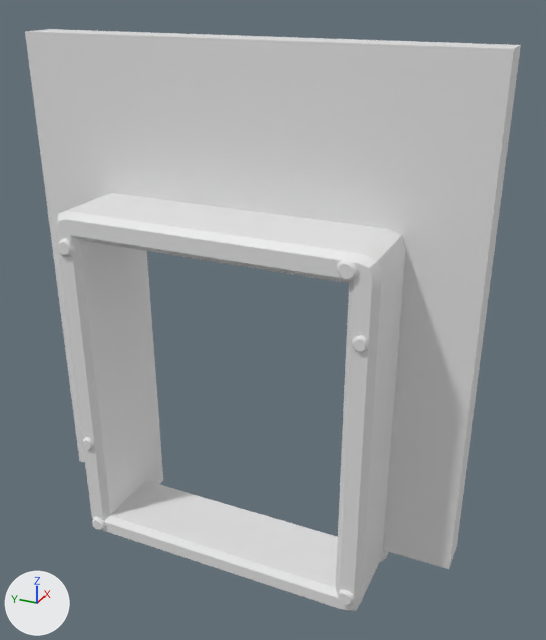
Before and after pictures for a commit that changed the FBX model Assets/FPV/03_Art/03_KitModulaire/02_Aeration/SM_Porte_Aeration.fbx.
Before and after are seen from a 50 mm lens placed at (-4.61, -2.33, 4.11), pointed at (-0.02, -0.26, 1.82). Arrows for +X, +Y and +Z are at lower left; the lights stay in place. The picture after the commit comes second. Where no turn or scale is listed for an object, it has been applied to the vertices.

In view in the first picture: 'SM_Porte_Aeration'.
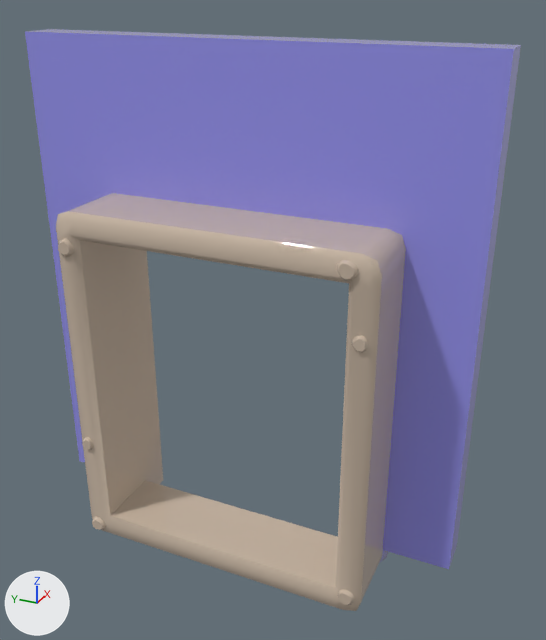
Commit message: inté de l'aeration qu'il manquait

The change, as a list of edits to the scene's bpy script:
```text
Add mat_02___default:
    mat_02___default = principled_material('02 - Default')
    mat_02___default.base_color = (0.599, 0.487, 0.385)  # beige #cbb9a7
    mat_02___default.roughness = 0.0
Add mat_01___default:
    mat_01___default = principled_material('01 - Default')
    mat_01___default.base_color = (0.31, 0.299, 0.862)  # blue #9795ef
    mat_01___default.roughness = 0.0
Change me_mesh:
    where me_mesh.from_pydata(...)  # 298 vertices, 524 faces; spans x -0.61..0.28, y -1.72..1.72, z -0.19..3.74
    used by ob_sm_porte_aeration; location = (0.0, 0.0, 0.0)
    me_mesh part 1: 106 of the faces centred in x 0.0..0.28, y -1.72..1.72, z -0.19..3.74 switch from no material to mat_01___default (blue #9795ef)
    me_mesh part 2: 418 of the faces centred in x -0.61..0.19, y -1.2..1.2, z -0.19..2.61 switch from no material to mat_02___default (beige #cbb9a7)
```

Where the change shows, as pixel boxes (x1, y1, x2, y2) in the pictures (546 x 640 px):
part 1 of me_mesh, recoloured (white to blue): (25, 29, 521, 569) in both
part 2 of me_mesh, recoloured (white to beige): (56, 193, 406, 611) in both
